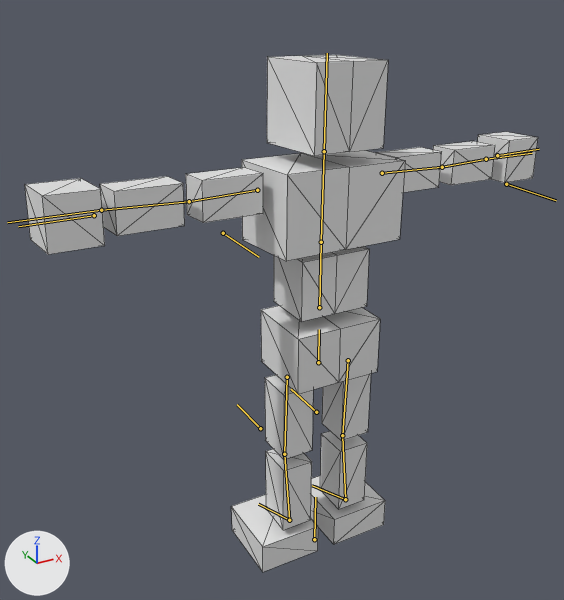
The glTF model BrowserGame/public/models/animateblend2.glb as it was, and as the next commit left it.
Rendered twice from a 50 mm lens placed at (-9.83, -15.84, 11.14), pointed at (-0.44, 1.25, 2.6). Arrows for +X, +Y and +Z are at lower left; the lights stay in place. Both versions are drawn at frame 12 of the action 'chest.walk'; the numbers are the values there. The bones that bend it are drawn over the model as lines. Mesh edges are drawn as thin lines.

Names of what the first picture shows: '立方体'.
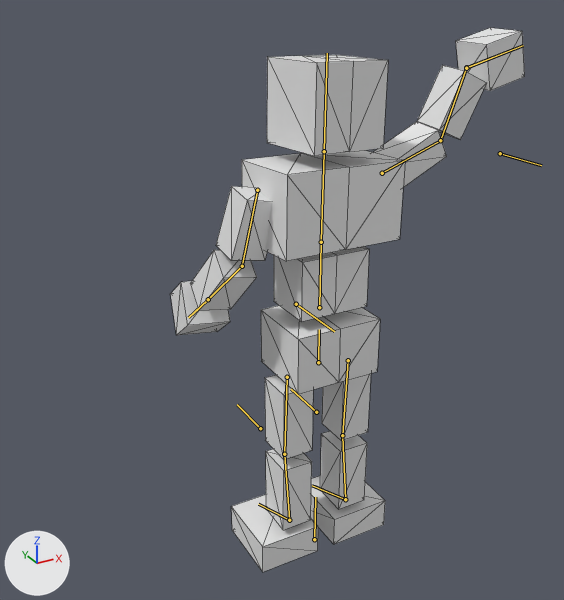
Changed parts and their boxes [x1, y1, x2, y2] in the pictures (564 x 600 px):
'立方体', posed (31% narrower)
    before: [25, 55, 538, 572]
    after: [171, 28, 525, 572]
bone 'upper arm.R', root to tip
    before: (257, 190) to (189, 201)
    after: (257, 190) to (242, 266)
bone 'forearm.R', root to tip
    before: (189, 201) to (101, 210)
    after: (242, 266) to (208, 299)
bone 'hand.R', root to tip
    before: (101, 210) to (7, 222)
    after: (208, 299) to (188, 317)
bone 'upper arm.L', root to tip
    before: (382, 173) to (442, 167)
    after: (382, 173) to (440, 140)
bone 'forearm.L', root to tip
    before: (442, 167) to (486, 159)
    after: (440, 140) to (466, 67)
bone 'hand.L', root to tip
    before: (486, 159) to (532, 153)
    after: (466, 67) to (523, 45)

The change in detail:
Bone 'upper arm.R' (bone_upper_arm_r) turns from (0, 0, 0) to (-7, 7, 80) degrees about its own x, y and z.
Bone 'forearm.R' (bone_forearm_r) turns from (0, 0, 0) to (-28, 0, 1) degrees about its own x, y and z.
Bone 'hand.R' (bone_hand_r) turns from (0, 0, 0) to (-15, 4, 10) degrees about its own x, y and z.
Bone 'upper arm.L' (bone_upper_arm_l) turns from (0, 0, 0) to (-8, 96, 14) degrees about its own x, y and z.
Bone 'forearm.L' (bone_forearm_l) turns from (0, 0, 0) to (-38, 0, -1) degrees about its own x, y and z.
Bone 'hand.L' (bone_hand_l) turns from (0, 0, 0) to (91, -38, -94) degrees about its own x, y and z.
